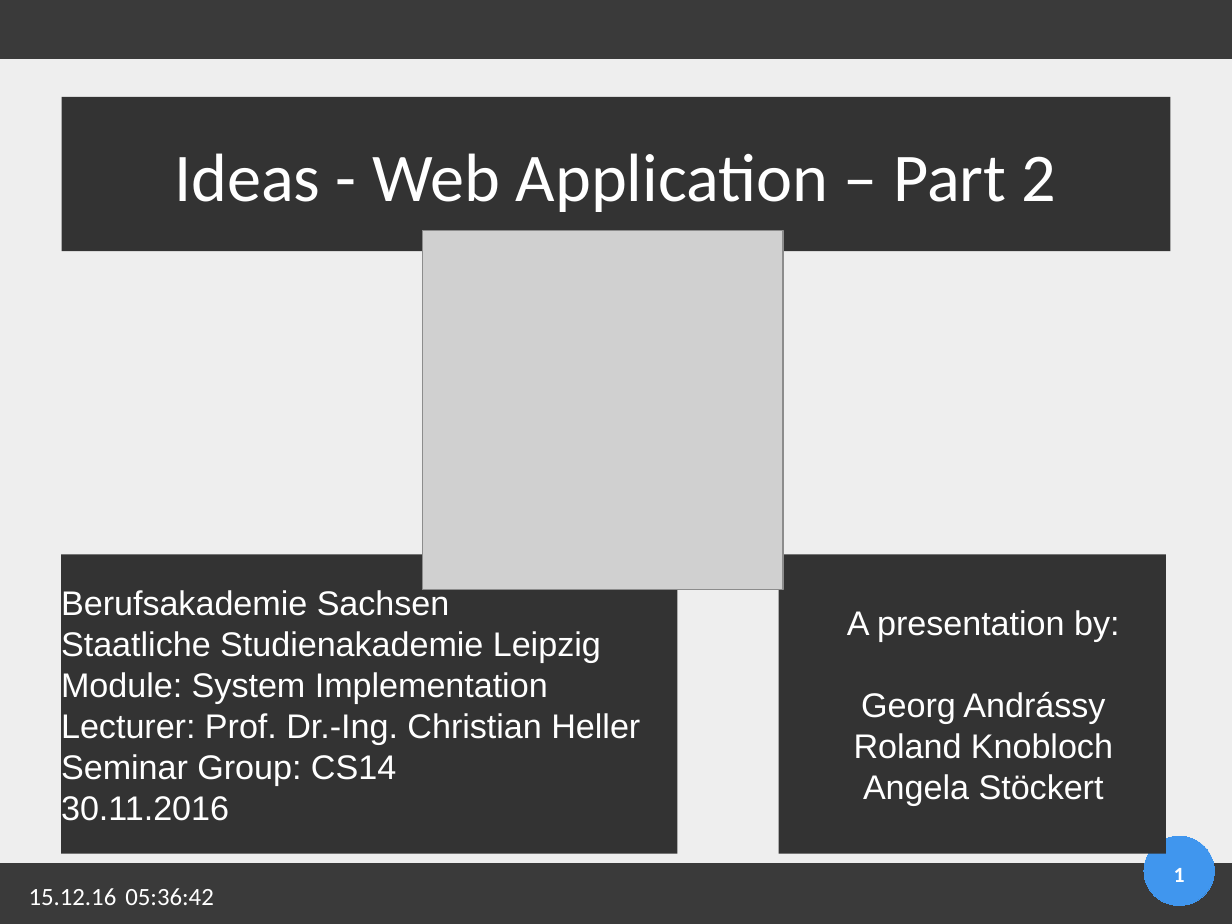
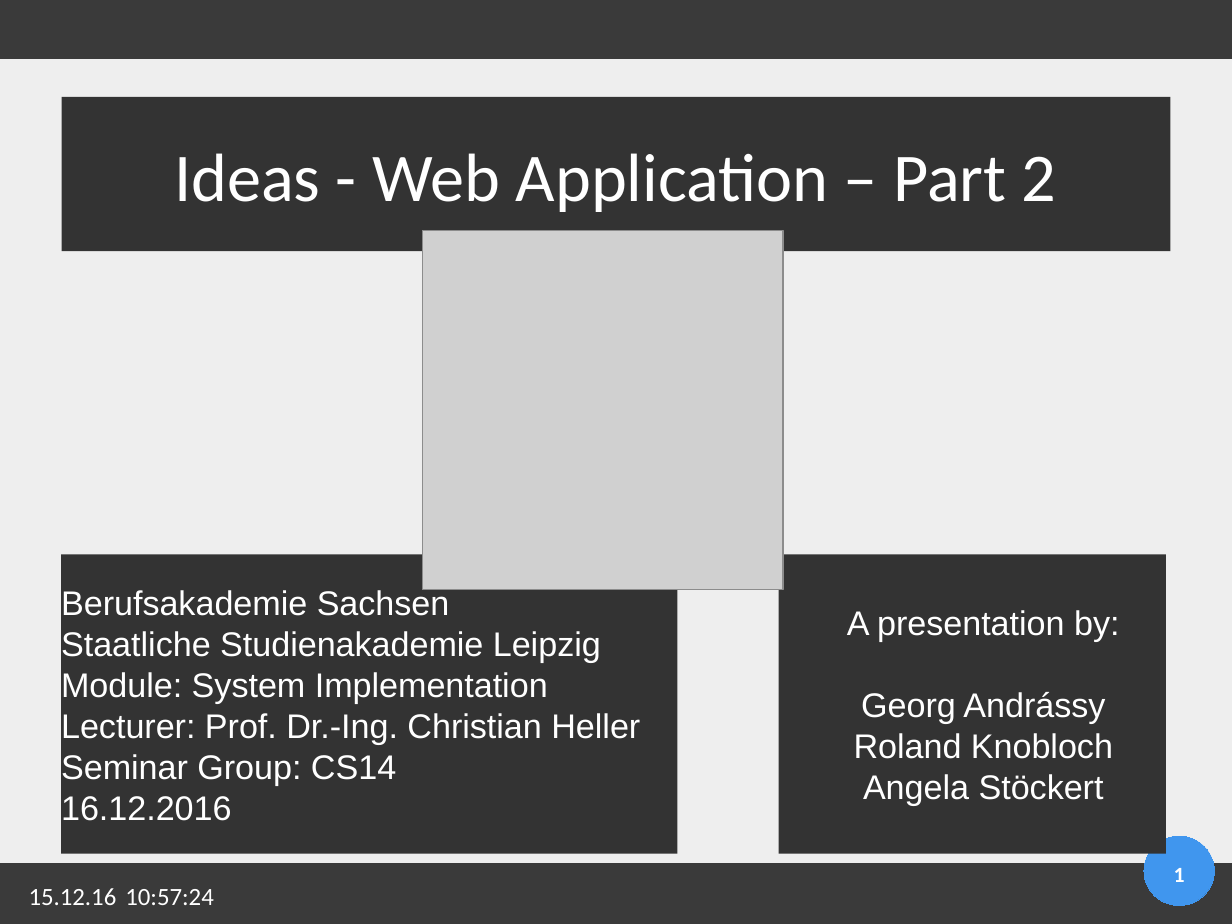
Before and after one commit to Geopras/IdeaWatcher, a slide deck: slide 1 of presentation/part2.odp. Drawn at 1232x924 pixels with LibreOffice and Linux fonts; fonts in the diff are those of the drawing; grey boxes stand for pictures; background and template pictures are left out; a plain dark background stands for a picture behind light text. Boxes give left, top, right and bottom in pixels: in the first picture for what was removed or moved away, otherwise in the second. Text is boxed around its words. In the diff, an @@ line names an element or a change of style, - is before the commit and + after.

```diff
--- a/presentation/part2.odp
+++ b/presentation/part2.odp
@@ text in rectangle at [61, 796, 232, 821]: text changed @@
-30.11.2016
+16.12.2016
@@ text at [125, 889, 213, 905]: text changed @@
-05:36:42
+10:57:24
```
Also in this commit, not shown: 24 other slides changed, 1 other file.
